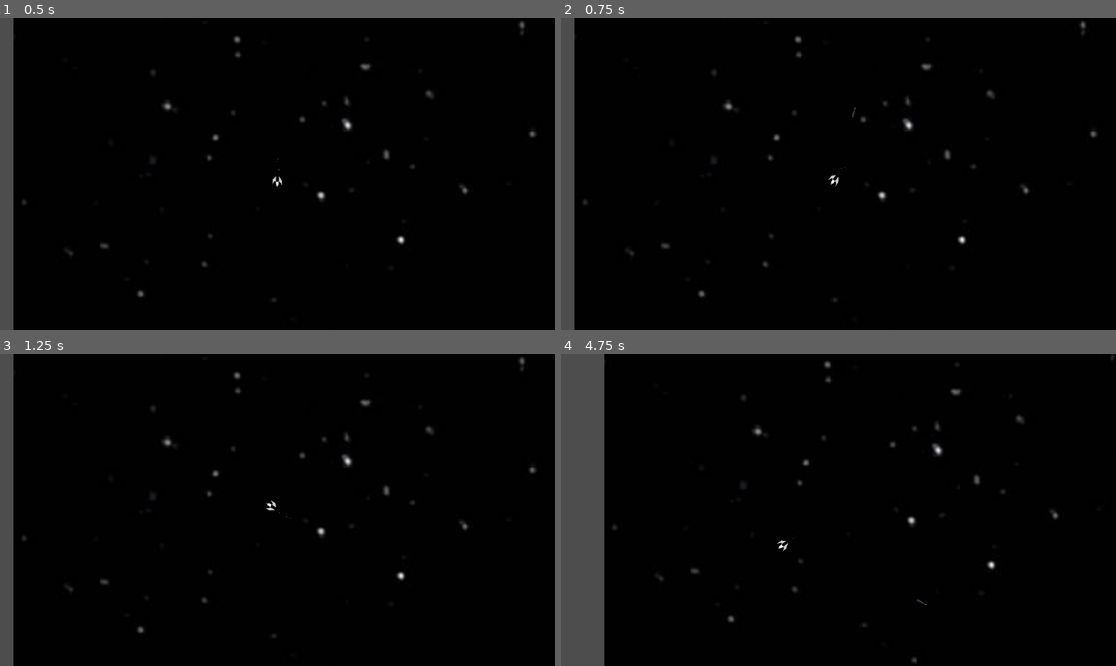
Above: before the commit, frames 1-4 (two rows, left to right).
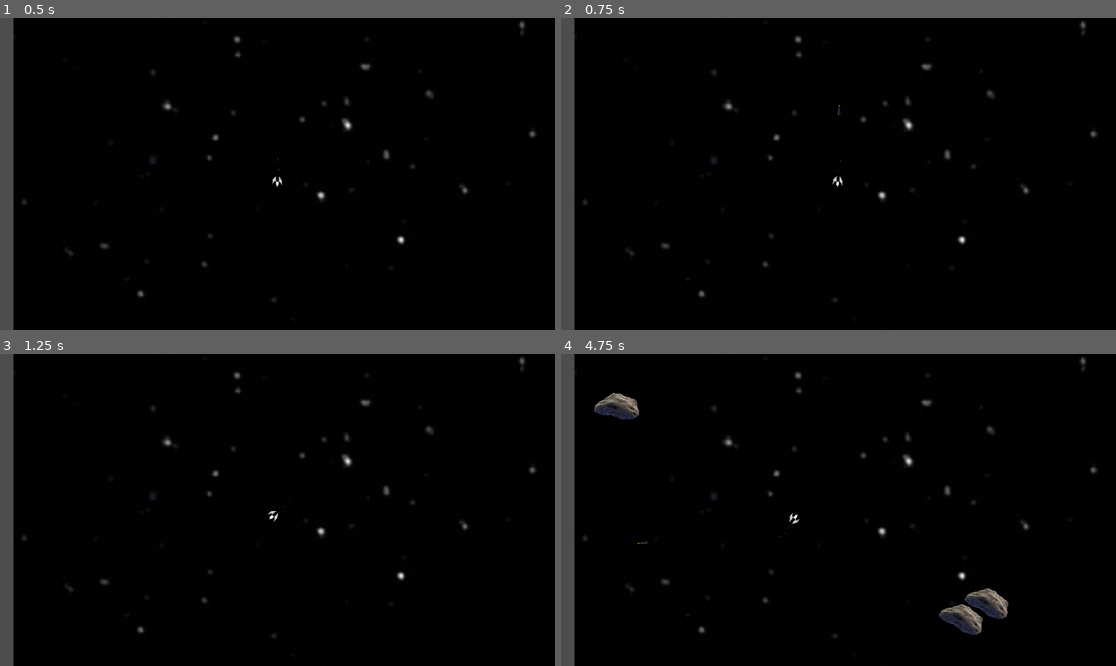
Above: after the commit, the same moments.

Repository: tralph3/PapelinusInTrouble
Game: Godot game, scene res://MainScene/MainScene.tscn
Two runs of this game, one before a commit and one after it. Both use one fixed random seed, a clock stepped at 60 frames per second and the inputs below. Sound files missing from this copy of the repository are replaced by a short silence.
Inputs:
- Up to frame 1 (0.5 s): no input
- Up to frame 2 (0.75 s): tap Enter at 0.5 s; hold D (rotate_right) from 0.53 s (still down); tap H (shoot) at 0.6 s
- Up to frame 3 (1.25 s): keep holding D (rotate_right)
- Up to frame 4 (4.75 s): release D (rotate_right) at 1.28 s; hold Space (brake) 1.28-2.03 s; tap H (shoot) every 0.75 s from 1.35 to 4.35 s; hold D (rotate_right) 2.03-2.78 s; hold W (move_forwards) 2.78-3.53 s; hold A (rotate_left) from 3.53 s (still down)

Frame 1 is identical in both runs. In frame 2, less than 0.1% of the frame differs, in the area x 48-54%, y 27-55%; in frame 3, less than 0.1%; in frame 4, 8.0%, in the area x 2-100%, y 0-100%.
Error before the commit: Parse Error: Identifier "FORCE" not declared in the current scope. (res://Asteroid/Asteroid.gd:14)

Commit message:
pasandole la vara al maestro

Diff:
--- a/Asteroid/Asteroid.gd
+++ b/Asteroid/Asteroid.gd
@@ -1,16 +1,10 @@
-extends "res://libs/Proyectil.gd"
+extends RigidBody2D
 
-var SIZES = [0.5, 1]
-var level = -1
+var FORCE = 300.0
 
-signal spawn_child_asteroids(level, position)
-
-func init(death_point, level):
+func init(death_point):
 	var direction_vector = position.direction_to(death_point)
 	$Sprite2D.play("idle")
-	level = level
-	var size = SIZES[level]
-	set_scale(Vector2(size, size))
 	apply_impulse(direction_vector * FORCE)
 
 func explode():
@@ -26,6 +20,4 @@
 	if not area.is_in_group("bullet"):
 		return
 	area.queue_free()
-	if level > 0:
-		emit_signal("spawn_child_asteroids", level, position)
 	explode()
--- a/MainScene/MainScene.gd
+++ b/MainScene/MainScene.gd
@@ -2,7 +2,6 @@
 
 @export var ASTEROID: PackedScene = preload("res://Asteroid/Asteroid.tscn")
 @export var OFFSCREEN_OFFSET = 200
-
 var game_over = false
 
 func _ready():
@@ -30,6 +29,7 @@
 	$Player.position.x = clamp($Player.position.x, left_margin, right_margin)
 	$Player.position.y = clamp($Player.position.y, top_margin, bottom_margin)
 
+
 func handle_input():
 	if game_over and Input.is_action_just_pressed("restart"):
 		restart_game()
@@ -41,22 +41,19 @@
 	$Player.revivir()
 	$Player.position = $PlayerSpawnPoint.position
 
-func spawn_asteroid(level=1):
+func spawn_asteroid():
 	if game_over:
 		return
 	var death_point = $Player.get_random_death_position()
 	var asteroid = instance_asteroid()
+	asteroid.init(death_point)
+	add_child(asteroid)
 
-
-func instance_asteroid(asteroid_position):
+func instance_asteroid():
 	var instance = ASTEROID.instantiate()
 	instance.add_to_group("asteroids")
-	instance.connect("spawn_child_asteroids", spawn_child_asteroids)
 	instance.position = get_asteroid_spawn_pos()
 	return instance
-
-func spawn_child_asteroids(level, asteroid_position):
-	spawn_asteroid(level - 1)
 
 func get_asteroid_spawn_pos():
 	var resulting_position = Vector2.ZERO
--- a/MainScene/MainScene.tscn
+++ b/MainScene/MainScene.tscn
@@ -10,8 +10,6 @@
 
 [node name="MainScene" type="Node2D"]
 script = ExtResource("1_gibei")
-ASTEROID = null
-OFFSCREEN_OFFSET = null
 metadata/_edit_vertical_guides_ = [-474.0, 70.0, 4589.0]
 metadata/_edit_horizontal_guides_ = [-1792.0, 1182.0]
 
--- a/Player/Player.gd
+++ b/Player/Player.gd
@@ -1,7 +1,7 @@
-extends CharacterBody2D
+extends RigidBody2D
 
-@export var ROTATION_SPEED = 3.0
-@export var MAX_SPEED = 500.0
+@export var ROTATION_SPEED = 75000.0
+@export var MAX_SPEED = 5.0
 @export var FRICTION = 0.05
 @export var ACCELERATION = 0.02
 @export var BRAKE_FRICTION = 0.1
@@ -21,6 +21,11 @@
 	if not dead:
 		handle_input(delta)
 
+func _integrate_forces(state):
+	var current_velocity = state.get_linear_velocity()
+	var new_velocity = clamp(current_velocity, Vector2(-MAX_SPEED, -MAX_SPEED), Vector2(MAX_SPEED, MAX_SPEED))
+	state.set_linear_velocity(new_velocity)
+
 func handle_input(delta):
 	handle_movement(delta)
 	handle_shoot()
@@ -29,28 +34,16 @@
 	var rotation_direction = Input.get_axis("rotate_left", "rotate_right")
 	var throttle = Input.get_axis("move_backwards", "move_forwards")
 
-	rotation += rotation_direction * ROTATION_SPEED * delta
 	movement_direction = Vector2(cos(rotation - PI/2), sin(rotation - PI/2))
-	current_speed = apply_throttle(throttle)
-	movement_direction *= current_speed * delta
-	check_collision(move_and_collide(movement_direction))
+	movement_direction *= MAX_SPEED * delta * throttle
+	apply_force(movement_direction*100000)
+	apply_torque(rotation_direction * ROTATION_SPEED * delta)
 
 func handle_shoot():
 	if Input.is_action_just_pressed("shoot") and can_shoot:
 		$ShotCooldown.start()
 		can_shoot = false
 		shoot()
-
-func apply_throttle(throttle):
-	if throttle:
-		if not (throttle * MAX_SPEED > 0):
-			MAX_SPEED *= -1
-		current_speed = lerp(current_speed, MAX_SPEED, ACCELERATION)
-	elif Input.is_action_pressed("brake"):
-		current_speed = lerp(current_speed, 0.0, BRAKE_FRICTION)
-	else:
-		current_speed = lerp(current_speed, 0.0, FRICTION)
-	return current_speed
 
 func reset_can_shoot():
 	can_shoot = true
--- a/Player/Player.tscn
+++ b/Player/Player.tscn
@@ -282,7 +282,8 @@
 [sub_resource type="CircleShape2D" id="CircleShape2D_ni688"]
 radius = 133.004
 
-[node name="Player" type="CharacterBody2D"]
+[node name="Player" type="RigidBody2D"]
+gravity_scale = 0.0
 script = ExtResource("1_p4tlq")
 
 [node name="Hitbox" type="CollisionShape2D" parent="."]
